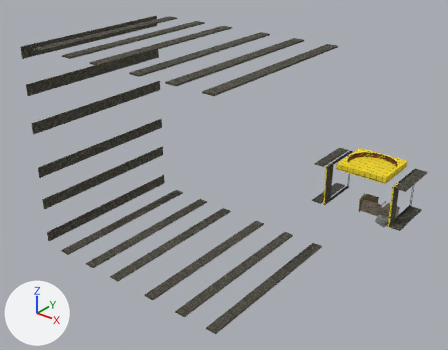
Before and after pictures for a commit that changed the OBJ model Assets/Models/Generated/basement_props.vmf.obj.
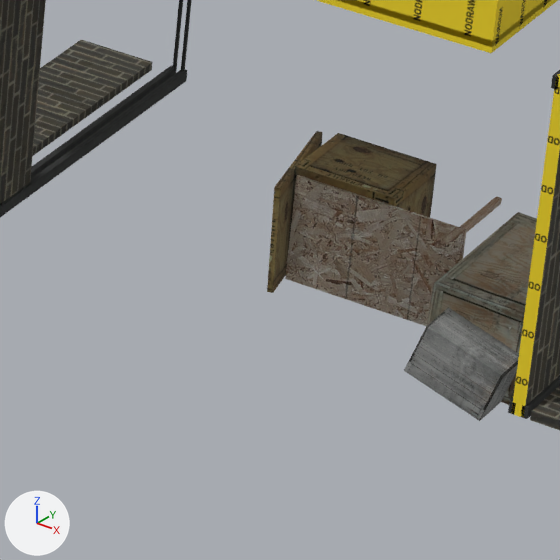
Old and new are each drawn whole from a 50 mm camera at (1091.0, -1444.0, 712.0) aimed at (144.0, -260.0, -22.0) and again close up on the part from 73% to 88% of the width and 51% to 70% of the height. Every picture has the same lights, and +X, +Y and +Z are marked at lower left. Where no turn or scale is listed for an object, it has been applied to the vertices.

Script lines for the objects in view, before the commit:
```python
me_452 = bpy.data.meshes.new('452')
me_452.from_pydata(...)  # a box spanning x 447.0..506.0, y -34.0..-33.0, z -126.0..-88.0
me_452.materials.append(mat_wood_woodwall005a)  # picture img_woodwall005a_tga
me_474 = bpy.data.meshes.new('474')
me_474.from_pydata(...)  # 8 vertices, 6 faces; spans x 438.3..449.4, y -47.8..-3.2, z -124.8..-86.5
me_474.materials.append(mat_props_woodcrate001a)  # picture img_woodcrate001a_tga
me_475 = bpy.data.meshes.new('475')
me_475.from_pydata(...)  # a box spanning x 445.7..480.7, y -33.0..-3.0, z -123.3..-85.3
me_475.materials.append(mat_props_woodcrate001a)  # picture img_woodcrate001a_tga
ob_452 = bpy.data.objects.new('452', me_452)
ob_452.location = (0.0, 0.0, 0.0)
ob_474 = bpy.data.objects.new('474', me_474)
ob_474.location = (0.0, 0.0, 0.0)
ob_475 = bpy.data.objects.new('475', me_475)
ob_475.location = (0.0, 0.0, 0.0)
# also in view: '460' at (385.0, -70.0, -82.0); '11192' at (590.0, -70.0, -82.0); '458' at (387.0, -121.0, -28.0); '10472' at (538.0, -115.0, 37.0); '455' at (526.0, -71.0, -113.0)
```
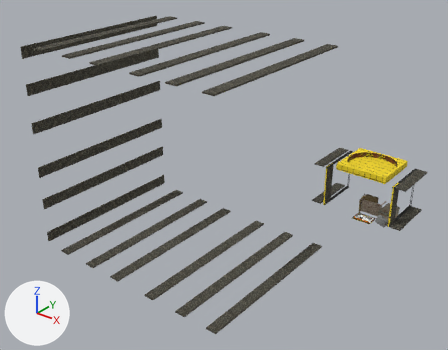
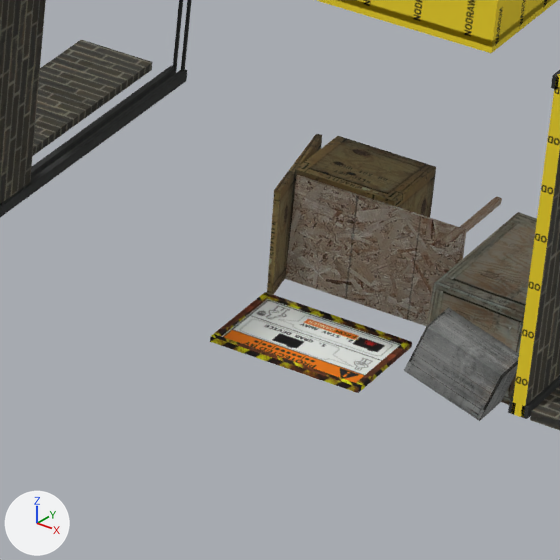
Pixel boxes [x1, y1, x2, y2] of what changed, in the close-ups (560 x 560 px):
'11395', added: after [221, 299, 401, 383]
'475', reshaped: before [289, 133, 437, 241]; after [289, 136, 436, 241]
'474', reshaped: before [267, 131, 322, 293]; after [267, 134, 322, 296]
'11385', added: after [210, 334, 362, 393]
'11387', added: after [265, 292, 412, 349]
'11391', added (brown): after [357, 340, 412, 390]
'11389', added (brown): after [214, 292, 268, 336]

The change, as a diff of the scene's bpy script:
```diff
--- a/Assets/Models/Generated/basement_props.vmf.obj.py
+++ b/Assets/Models/Generated/basement_props.vmf.obj.py
@@ img_tutorial_basement_sign_tga @@
+img_tutorial_basement_sign_tga = load_image('tutorial_basement_sign.tga', 'materials/delivery_beyond/tutorial_basement_sign.tga', 256, 256, 'sRGB')
@@ mat_delivery_beyond_tutorial_basement_sign @@
+mat_delivery_beyond_tutorial_basement_sign = principled_material('delivery_beyond/tutorial_basement_sign')
+mat_delivery_beyond_tutorial_basement_sign.texture = img_tutorial_basement_sign_tga
+mat_delivery_beyond_tutorial_basement_sign.roughness = 1.0
@@ me_474 @@
 # used by ob_474; location = (0.0, 0.0, 0.0)
-me_474.from_pydata(...)  # 8 vertices, 6 faces; spans x 438.3..449.4, y -47.8..-3.2, z -124.8..-86.5
+me_474.from_pydata(...)  # 8 vertices, 6 faces; spans x 438.3..449.4, y -47.8..-3.2, z -125.8..-87.5
+# me_474 part 1: the whole mesh is rebuilt
 me_474.materials.append(mat_props_woodcrate001a)
@@ me_475 @@
 # used by ob_475; location = (0.0, 0.0, 0.0)
-me_475.from_pydata(...)  # 8 vertices, 6 faces; spans x 445.7..480.7, y -33.0..-3.0, z -123.3..-85.3
+me_475.from_pydata(...)  # 8 vertices, 6 faces; spans x 445.7..480.7, y -33.0..-3.0, z -124.3..-86.3
+# me_475 part 2: the whole mesh is rebuilt
 me_475.materials.append(mat_props_woodcrate001a)
@@ me_11395 @@
+me_11395.from_pydata(...)  # 8 vertices, 6 faces; spans x 448.0..496.0, y -81.0..-48.0, z -128.0..-127.0
+# faces by material slot: [5, 1]
+me_11395.materials.append(mat_tools_toolsnodraw)  # picture img_toolsnodraw_tga
+me_11395.materials.append(mat_delivery_beyond_tutorial_basement_sign)  # picture img_tutorial_basement_sign_tga
@@ me_11391 @@
+me_11391.from_pydata(...)  # a box spanning x 496.0..498.0, y -81.0..-46.0, z -128.0..-126.0
+me_11391.materials.append(mat_delivery_beyond_paintedmetal016_1k_color)  # picture img_paintedmetal016_1k_color_tga
@@ me_11389 @@
+me_11389.from_pydata(...)  # a box spanning x 446.0..448.0, y -81.0..-46.0, z -128.0..-126.0
+me_11389.materials.append(mat_delivery_beyond_paintedmetal016_1k_color)  # picture img_paintedmetal016_1k_color_tga
@@ me_11387 @@
+me_11387.from_pydata(...)  # a box spanning x 446.0..498.0, y -48.0..-46.0, z -128.0..-126.0
+me_11387.materials.append(mat_delivery_beyond_paintedmetal016_1k_color)  # picture img_paintedmetal016_1k_color_tga
@@ me_11385 @@
+me_11385.from_pydata(...)  # a box spanning x 446.0..498.0, y -83.0..-81.0, z -128.0..-126.0
+me_11385.materials.append(mat_delivery_beyond_paintedmetal016_1k_color)  # picture img_paintedmetal016_1k_color_tga
@@ ob_11395 @@
+ob_11395 = bpy.data.objects.new('11395', me_11395)
+ob_11395.location = (0.0, 0.0, 0.0)
@@ ob_11391 @@
+ob_11391 = bpy.data.objects.new('11391', me_11391)
+ob_11391.location = (0.0, 0.0, 0.0)
@@ ob_11389 @@
+ob_11389 = bpy.data.objects.new('11389', me_11389)
+ob_11389.location = (0.0, 0.0, 0.0)
@@ ob_11387 @@
+ob_11387 = bpy.data.objects.new('11387', me_11387)
+ob_11387.location = (0.0, 0.0, 0.0)
@@ ob_11385 @@
+ob_11385 = bpy.data.objects.new('11385', me_11385)
+ob_11385.location = (0.0, 0.0, 0.0)
```
